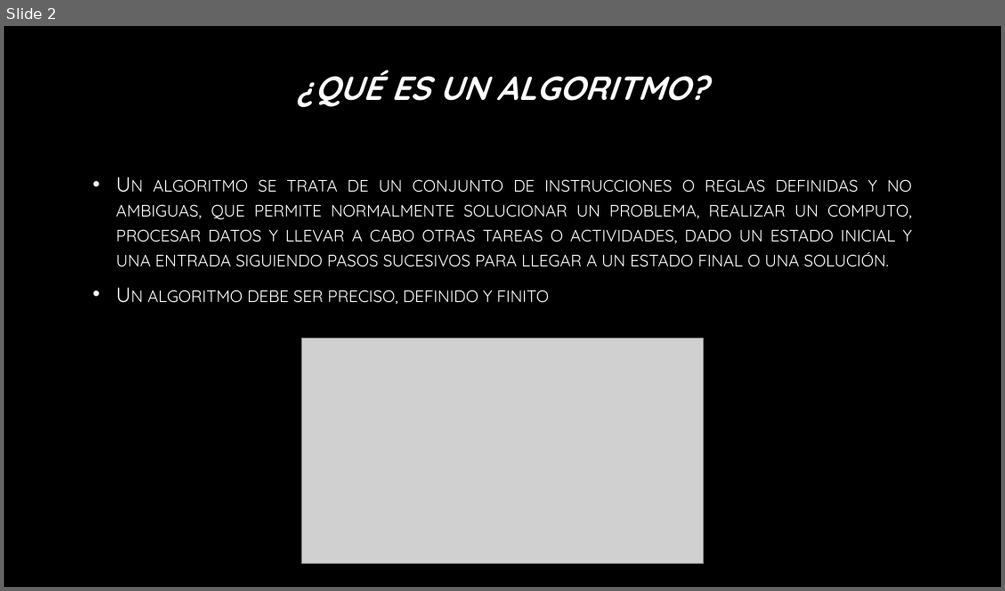
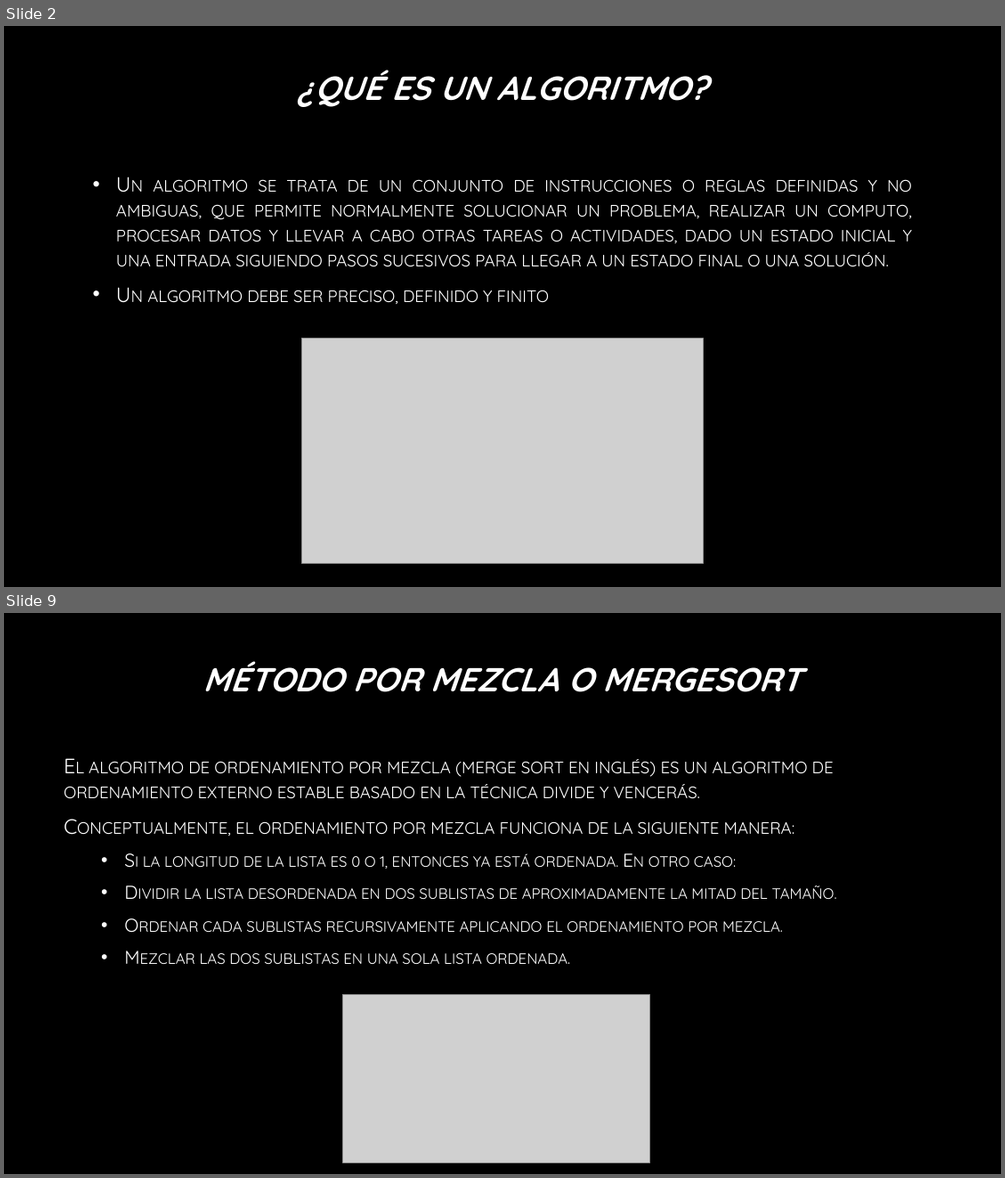
Before and after one commit to Elias99garcia/Trabajo-integrador, a slide deck: Metodos de ordenamiento.pptx. Shown one above the other, each under a label of ours: slide 2 before the commit, slides 2 and 9 after it; the slides between them are not shown. The pictures are 1005x591 and 1005x1178 pixels, drawn with LibreOffice and Linux fonts; fonts in the diff are those of the drawing; grey boxes stand for pictures; background and template pictures are left out. Boxes give left, top, right and bottom in pixels: in the first picture for what was removed or moved away, otherwise in the second. Text is boxed around its words. In the diff, an @@ line names an element or a change of style, - is before the commit and + after.

```diff
--- a/Metodos de ordenamiento.pptx
+++ b/Metodos de ordenamiento.pptx
@@ slide 9 added at (4,613,1001,1174), background picture (left out) @@
@@ title added at (202,661,801,692), 32 pt, text gradient #FFFFFF to #A6A6A6, bold, italic @@
+MÉTODO POR MEZCLA O MERGESORT
@@ text added at (64,759,837,964), 18 pt, text gradient #FFFFFF to #BFBFBF, small capitals @@
+El algoritmo de ordenamiento por mezcla (merge sort en inglés) es un algoritmo de ordenamiento externo estable basado en la técnica divide y vencerás.
+Conceptualmente, el ordenamiento por mezcla funciona de la siguiente manera:
+  • Si la longitud de la lista es 0 o 1, entonces ya está ordenada. En otro caso:
+  • Dividir la lista desordenada en dos sublistas de aproximadamente la mitad del tamaño.
+  • Ordenar cada sublistas recursivamente aplicando el ordenamiento por mezcla.
+  • Mezclar las dos sublistas en una sola lista ordenada.
@@ picture added at (343,995,649,1163) @@
```
Also in this commit, not shown: 2 slides changed, 5 other slides added, 1 other file.
